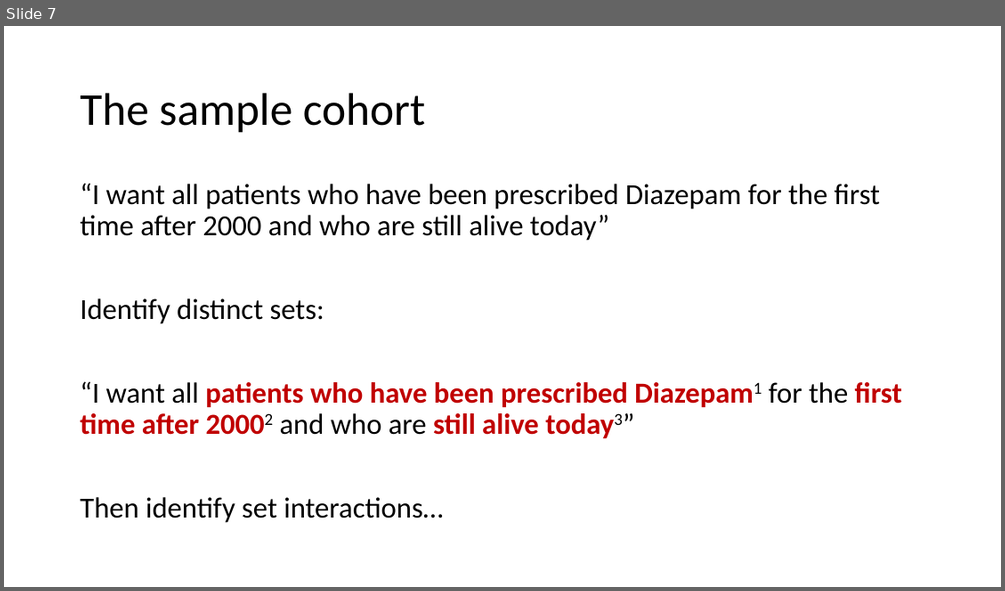
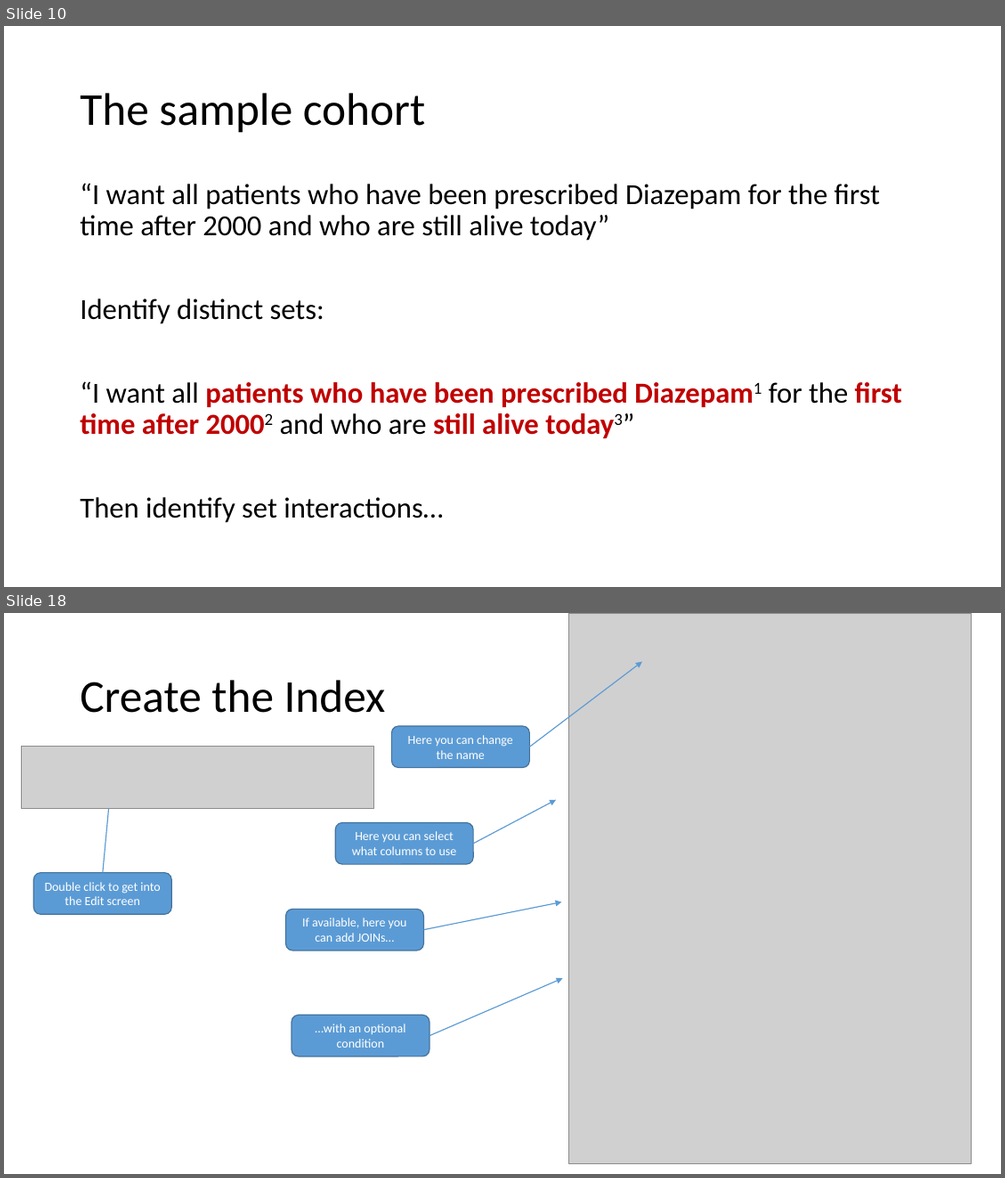
Before and after one commit to HicServices/RDMP, a slide deck: Documentation/Training/CohortBuilder.pptx. Shown one above the other, each under a label of ours: slide 7 before the commit, slides 10 and 18 after it; the slides between them are not shown. The pictures are 1005x591 and 1005x1178 pixels, drawn with LibreOffice and Linux fonts; fonts in the diff are those of the drawing; grey boxes stand for pictures. Boxes give left, top, right and bottom in pixels: in the first picture for what was removed or moved away, otherwise in the second. Text is boxed around its words. In the diff, an @@ line names an element or a change of style, - is before the commit and + after.

Commit message:
Added patient index table example.

```diff
--- a/Documentation/Training/CohortBuilder.pptx
+++ b/Documentation/Training/CohortBuilder.pptx
@@ slide 18 added at box(4, 613, 1001, 1174), background #FFFFFF @@
@@ picture added at box(568, 613, 971, 1163) @@
@@ arrow added from (530, 747) to (642, 662), #5B9BD5 1 pt @@
@@ title added at box(80, 680, 386, 713), 44 pt, text #000000 @@
+Create the Index
@@ picture added at box(21, 746, 373, 808) @@
@@ rounded rectangle added at box(391, 726, 529, 767), fill #5B9BD5, outline #43739E 1 pt, 12 pt, text #FFFFFF @@
+Here you can change the name
@@ arrow added from (103, 873) to (111, 787), #5B9BD5 1 pt @@
@@ rounded rectangle added at box(335, 822, 473, 863), fill #5B9BD5, outline #43739E 1 pt, 12 pt, text #FFFFFF @@
+Here you can select what columns to use
@@ arrow added from (474, 844) to (556, 800), #5B9BD5 1 pt @@
@@ rounded rectangle added at box(34, 873, 171, 914), fill #5B9BD5, outline #43739E 1 pt, 12 pt, text #FFFFFF @@
+Double click to get into the Edit screen
@@ arrow added from (423, 929) to (562, 901), #5B9BD5 1 pt @@
@@ rounded rectangle added at box(286, 909, 423, 950), fill #5B9BD5, outline #43739E 1 pt, 12 pt, text #FFFFFF @@
+If available, here you can add JOINs…
@@ arrow added from (429, 1036) to (563, 978), #5B9BD5 1 pt @@
@@ rounded rectangle added at box(291, 1014, 429, 1055), fill #5B9BD5, outline #43739E 1 pt, 12 pt, text #FFFFFF @@
+…with an optional condition
@@ what was slide 7 is now slide 10 @@
```
Also in this commit, not shown: 4 slides changed, 9 other slides added, 1 slide removed.
